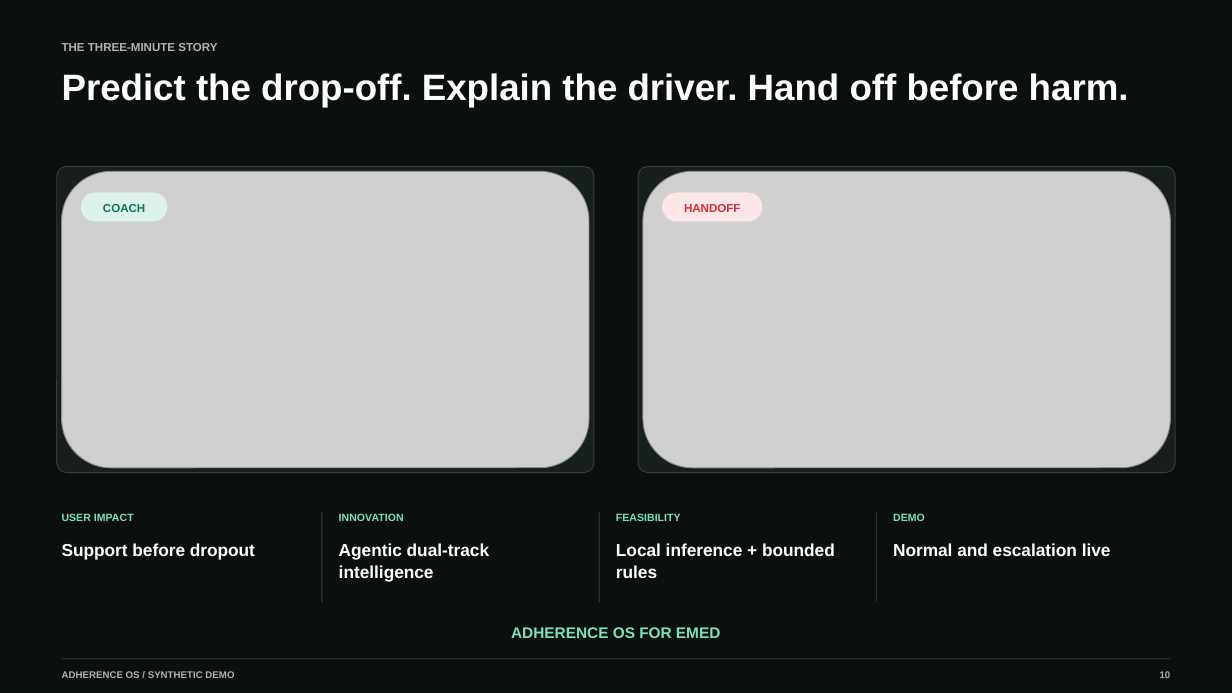
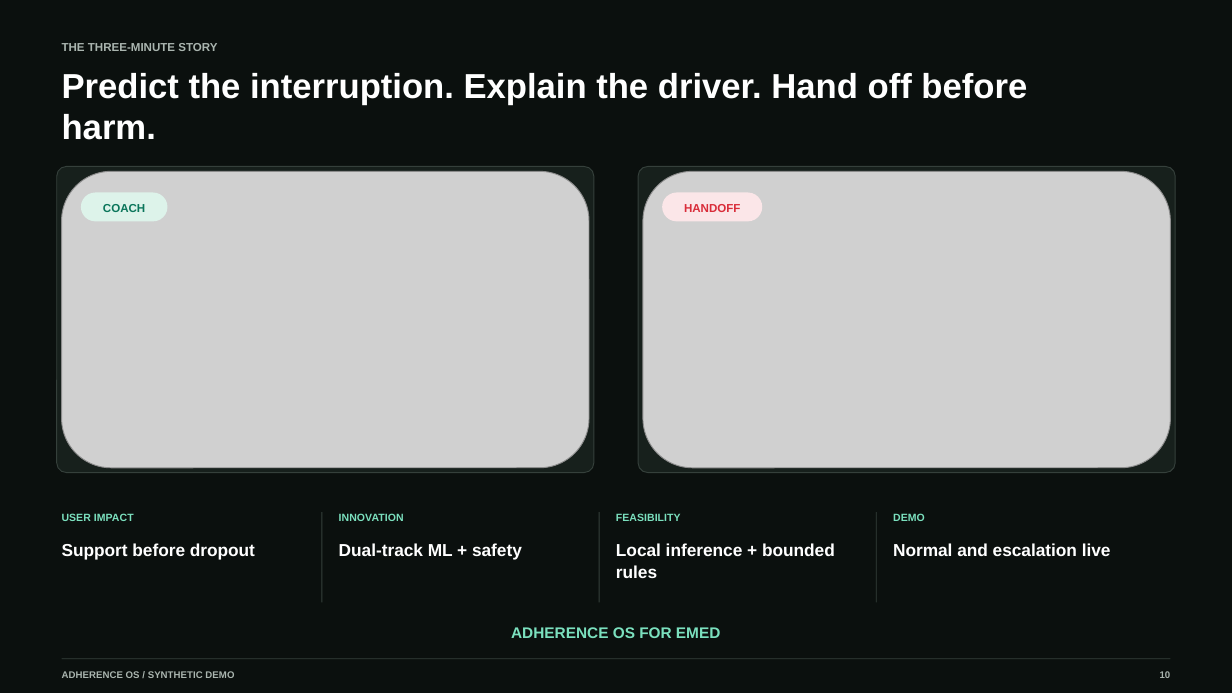
Before and after one commit to kevinmeix1/adherence-os, a slide deck: slide 10 of outputs/adherence-os-demo.pptx. Drawn at 1232x693 pixels with LibreOffice and Linux fonts; fonts in the diff are those of the drawing; grey boxes stand for pictures. Boxes give left, top, right and bottom in pixels: in the first picture for what was removed or moved away, otherwise in the second. Text is boxed around its words. In the diff, an @@ line names an element or a change of style, - is before the commit and + after.

```diff
--- a/outputs/adherence-os-demo.pptx
+++ b/outputs/adherence-os-demo.pptx
@@ text at [62,73,1027,140]: text changed; size 28.6 to 26.9 pt @@
-Predict the drop-off. Explain the driver. Hand off before harm.
+Predict the interruption. Explain the driver. Hand off before harm.
@@ text at [339,543,522,559]: text changed @@
-Agentic dual-track intelligence
+Dual-track ML + safety
```
Also in this commit, not shown: 7 other slides changed, 36 other files.
